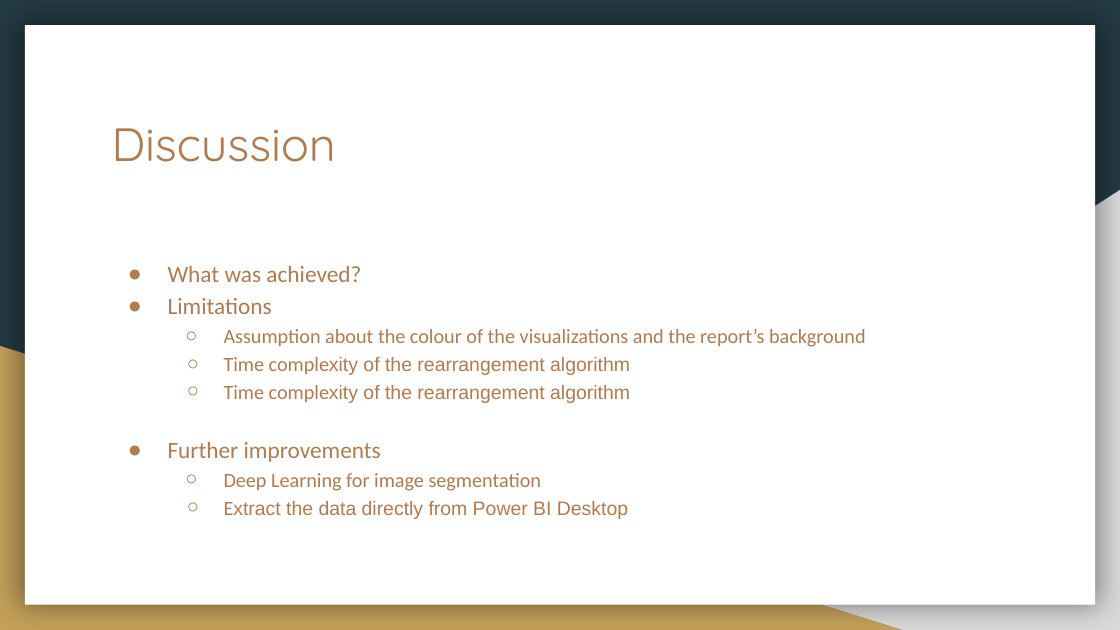
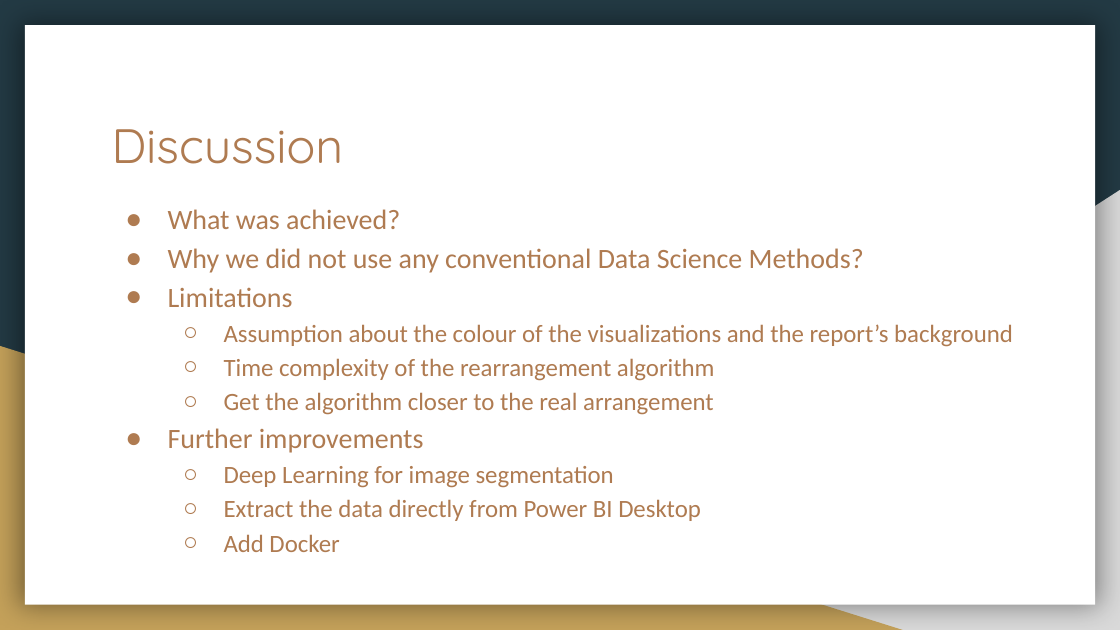
Before and after one commit to theteleton/project, a slide deck: slide 14 of presentation/presentation.pptx (slide 13 before the commit). Drawn at 1120x630 pixels with LibreOffice and Linux fonts; fonts in the diff are those of the drawing. Boxes give left, top, right and bottom in pixels: in the first picture for what was removed or moved away, otherwise in the second. Text is boxed around its words. In the diff, an @@ line names an element or a change of style, - is before the commit and + after.

```diff
--- a/presentation/presentation.pptx
+++ b/presentation/presentation.pptx
@@ title "Discussion" at [112,129,344,164]: size 30 to 31 pt @@
@@ text at [168,209,1013,521]: paragraph added @@
+  ○ Add Docker
@@ text "What was achieved?": place and size @@
-text "What was achieved?" at [168,266,866,519]
+text "What was achieved?" at [168,209,1013,521]
@@ text at [168,209,1013,521]: size 15 to 18 pt in "What was achieved?", "Limitations", "Further improvements"; size 13 to 16 pt in "Assumption about the colour of the visualizations ...", "Time complexity", "Deep Learning for image segmentation", "Extract"; size 12.5 to 16 pt, font Arial to Calibri, highlight #FFFFFF to none in "complexity of the rearrangement algorithm", "Extract the data directly from Power BI ..."; indent changed @@
@@ text at [168,248,864,273]: paragraph added @@
+● Why we did not use any conventional Data Science Methods?
@@ text at [224,392,714,415]: text changed; size 12.5 to 16 pt; font Arial to Calibri @@
-  ○ Time complexity of the rearrangement algorithm
+  ○ Get the algorithm closer to the real arrangement
```
Also in this commit, not shown: 7 other slides changed, 1 slide added.
